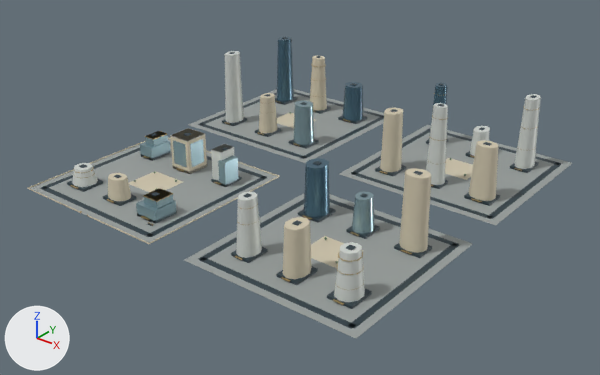
Renders of the glTF model web/public/assets/3d/ampliworld/GC-CITY-2030/GC-TILE-11-21.glb from each side of a commit.
Before and after are seen from a 50 mm lens placed at (1908.0, -7164.0, 689.0), pointed at (1012.0, -6044.0, -6.0). The axes (+X, +Y, +Z) are drawn at lower left. The lights are the same throughout. The first picture is the older version. Where no turn or scale is listed for an object, it has been applied to the vertices. Vertices at exactly the same position are counted once.

The first picture shows 'GC-TILE-11-21-blue', 'GC-TILE-11-21-dark', 'GC-TILE-11-21-glass', 'GC-TILE-11-21-gold', 'GC-TILE-11-21-ivory', 'GC-TILE-11-21-paving', 'GC-TILE-11-21-white'.
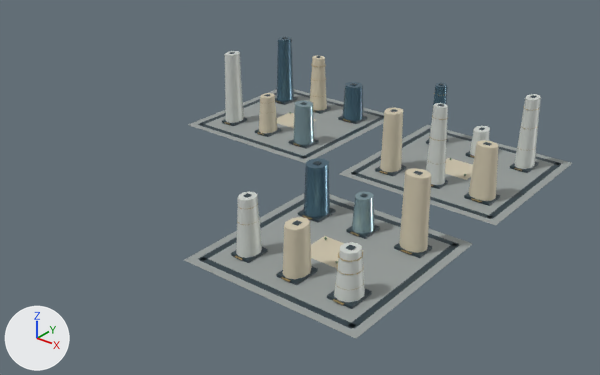
Where the change shows, as pixel boxes (x1, y1, x2, y2) in the pictures (600 x 375 px):
'GC-TILE-11-21-paving', reshaped (29% narrower)
    before: (30, 89, 572, 339)
    after: (185, 89, 572, 339)
'GC-TILE-11-21-ivory', reshaped (49% narrower)
    before: (27, 56, 498, 279)
    after: (259, 56, 498, 279)
'GC-TILE-11-21-dark', reshaped (30% narrower)
    before: (40, 37, 561, 329)
    after: (198, 37, 561, 329)
'GC-TILE-11-21-white', reshaped (33% narrower)
    before: (72, 51, 541, 302)
    after: (225, 51, 541, 302)
'GC-TILE-11-21-glass', reshaped (66% narrower)
    before: (136, 100, 375, 234)
    after: (294, 100, 375, 234)
'GC-TILE-11-21-gold', reshaped (33% narrower)
    before: (70, 64, 538, 305)
    after: (224, 64, 538, 305)
part 1 of me_mesh_0, deleted
    before: (30, 139, 278, 243)
part 2 of me_mesh_1, deleted
    before: (40, 133, 267, 237)
part 3 of me_mesh_2, deleted
    before: (27, 128, 280, 244)
part 4 of me_mesh_6, deleted
    before: (70, 131, 221, 225)
part 5 of me_mesh_7, deleted
    before: (72, 163, 98, 187)
part 6 of me_mesh_7, deleted
    before: (170, 128, 205, 142)
part 7 of me_mesh_7, deleted
    before: (211, 146, 234, 181)
part 8 of me_mesh_7, deleted
    before: (212, 144, 233, 153)
part 9 of me_mesh_8, deleted
    before: (136, 134, 238, 223)

The change in detail:
me_mesh_0 is used by ob_gc_tile_11_21_paving; location (0.0, 0.0, 0.0).
me_mesh_0 had 32 vertices, 48 faces and spanned x 621.0..1379.0, y -6379.0..-5621.0, z 0.0.
me_mesh_0 now has 24 vertices, 36 faces and spans x 621.0..1379.0, y -6379.0..-5621.0, z 0.0.
me_mesh_0 part 1: the loose piece of 8 vertices spanning x 621.0..959.0, y -6379.0..-6041.0, z 0.0 is deleted.
me_mesh_1 is used by ob_gc_tile_11_21_dark; location (0.0, 0.0, 0.0).
me_mesh_1 had 520 vertices, 780 faces and spanned x 636.0..1364.0, y -6364.0..-5636.0, z 0.0..161.0.
me_mesh_1 now has 384 vertices, 576 faces and spans x 636.0..1364.0, y -6364.0..-5636.0, z 0.0..161.0.
me_mesh_1 part 2: 17 loose pieces with 136 vertices, spanning x 636.0..944.0, y -6364.0..-6056.0, z 0.0..72.0, are deleted.
me_mesh_2 is used by ob_gc_tile_11_21_ivory; location (0.0, 0.0, 0.0).
me_mesh_2 had 234 vertices, 400 faces and spanned x 620.0..1334.0, y -6380.0..-5678.0, z 0.0..137.0.
me_mesh_2 now has 156 vertices, 276 faces and spans x 750.0..1334.0, y -6324.0..-5678.0, z 0.0..137.0.
me_mesh_2 part 3: 8 loose pieces with 78 vertices, spanning x 620.0..960.0, y -6380.0..-6040.0, z 0.0..70.0, are deleted.
me_mesh_6 is used by ob_gc_tile_11_21_gold; location (0.0, 0.0, 0.0).
me_mesh_6 had 1624 vertices, 2856 faces and spanned x 669.0..1333.0, y -6380.0..-5674.0, z 0.0..138.0.
me_mesh_6 now has 1332 vertices, 2376 faces and spans x 674.0..1333.0, y -6328.0..-5674.0, z 4.0..138.0.
me_mesh_6 part 4: 26 loose pieces with 292 vertices, spanning x 669.0..919.0, y -6380.0..-6096.0, z 0.0..44.0, are deleted.
me_mesh_7 is used by ob_gc_tile_11_21_white; location (0.0, 0.0, 0.0).
me_mesh_7 had 178 vertices, 316 faces and spanned x 667.0..1332.0, y -6323.0..-5672.0, z 0.0..160.0.
me_mesh_7 now has 132 vertices, 240 faces and spans x 673.0..1332.0, y -6323.0..-5672.0, z 5.0..160.0.
me_mesh_7 part 5: the loose piece of 22 vertices spanning x 667.0..713.0, y -6322.0..-6274.0, z 5.0..37.0 is deleted.
me_mesh_7 part 6: the loose piece of 8 vertices spanning x 766.0..814.0, y -6143.0..-6093.0, z 70.0 is deleted.
me_mesh_7 part 7: the loose piece of 8 vertices spanning x 871.0..896.0, y -6136.0..-6100.0, z 0.0..66.0 is deleted.
me_mesh_7 part 8: the loose piece of 8 vertices spanning x 871.0..896.0, y -6136.0..-6100.0, z 66.0 is deleted.
me_mesh_8 is used by ob_gc_tile_11_21_glass; location (0.0, 0.0, 0.0).
me_mesh_8 had 116 vertices, 188 faces and spanned x 673.0..1229.0, y -6323.0..-5856.0, z 0.0..89.0.
me_mesh_8 now has 44 vertices, 80 faces and spans x 868.0..1229.0, y -6140.0..-5856.0, z 5.0..89.0.
me_mesh_8 part 9: 9 loose pieces with 72 vertices, spanning x 673.0..914.0, y -6323.0..-6093.0, z 0.0..62.0, are deleted.
